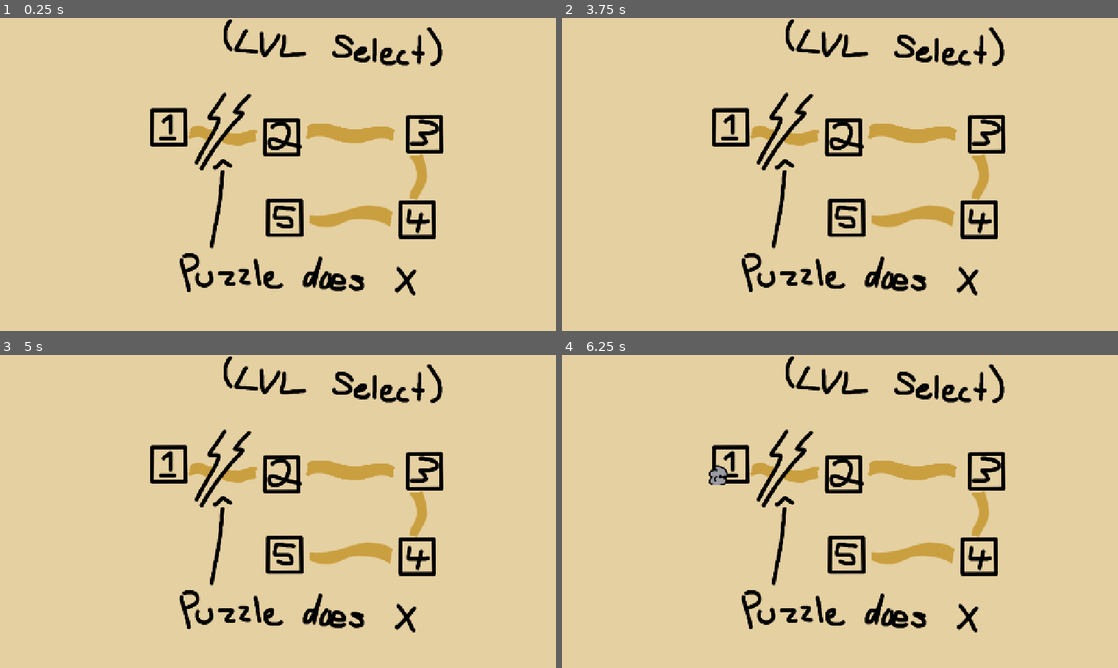
Above: before the commit, frames 1-4 (two rows, left to right).
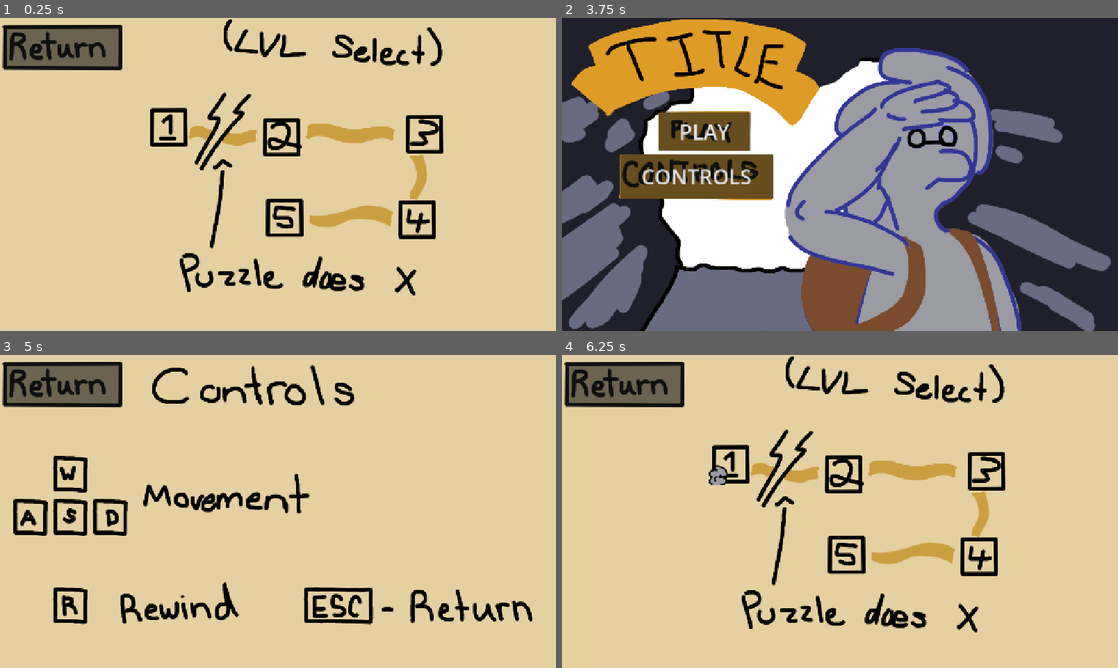
Above: after the commit, the same moments.

Repository: HunterJohnsonW/GodotJam99
Game: Godot game, scene res://menus/menu_scenes/level_select.tscn
Two runs of this game, one before a commit and one after it. Both use one fixed random seed, a clock stepped at 60 frames per second and the inputs below. This scene is started directly instead of the project's main scene.
Inputs (mouse positions are in pixels of both pictures, inside the frame that each line leads up to):
- Up to frame 1 (0.25 s): no input
- Up to frame 2 (3.75 s): click (845, 136) at 0.5 s; click (984, 133) at 1.25 s; click (979, 218) at 2 s; click (845, 218) at 2.75 s; click (623, 49) at 3.52 s
- Up to frame 3 (5 s): click (133, 514) at 4.25 s, where only the run after the commit has a clickable "CONTROLS"
- Up to frame 4 (6.25 s): click (623, 386) at 5.02 s; click (728, 464) at 5.77 s

The runs differ from the first frame. In frame 1, 3.1% of the frame differs, in the area x 0-22%, y 2-17%; in frame 2, 100%, in the area x 0-100%, y 0-100%; in frame 3, 16%; in frame 4, 3.1%.

Commit message:
assets and functionality

Diff:
--- /dev/null
+++ b/menus/menu_scenes/controls.gd
@@ -0,0 +1,8 @@
+extends Control
+
+func _unhandled_input(event: InputEvent) -> void:
+    if event.is_action_pressed("escape"):
+        get_tree().change_scene_to_file("res://menus/menu_scenes/main_menu.tscn")
+
+func _on_return_pressed() -> void:
+    get_tree().change_scene_to_file("res://menus/menu_scenes/main_menu.tscn")
--- /dev/null
+++ b/menus/menu_scenes/controls.tscn
@@ -0,0 +1,34 @@
+[gd_scene format=3 uid="uid://cxhtm3ic0r7yl"]
+
+[ext_resource type="Texture2D" uid="uid://dqhes08aq82uv" path="res://menus/assets/controls.png" id="1_d3p2n"]
+[ext_resource type="Script" uid="uid://d4h53n5ehx052" path="res://menus/menu_scenes/controls.gd" id="1_jb576"]
+
+[node name="Controls" type="Control" unique_id=504050452]
+layout_mode = 3
+anchors_preset = 15
+anchor_right = 1.0
+anchor_bottom = 1.0
+grow_horizontal = 2
+grow_vertical = 2
+script = ExtResource("1_jb576")
+
+[node name="TextureRect" type="TextureRect" parent="." unique_id=855385751]
+layout_mode = 1
+anchors_preset = 15
+anchor_right = 1.0
+anchor_bottom = 1.0
+texture = ExtResource("1_d3p2n")
+
+[node name="Return" type="Button" parent="." unique_id=706662412]
+layout_mode = 1
+anchors_preset = -1
+anchor_left = 0.006
+anchor_top = 0.024
+anchor_right = 0.21900001
+anchor_bottom = 0.16700001
+offset_left = 0.3199997
+offset_top = -0.2800007
+offset_right = -0.32000732
+offset_bottom = -0.2400055
+
+[connection signal="pressed" from="Return" to="." method="_on_return_pressed"]
--- /dev/null
+++ b/menus/menu_scenes/level_select.gd
@@ -0,0 +1,23 @@
+extends Control
+
+func _unhandled_input(event: InputEvent) -> void:
+    if event.is_action_pressed("escape"):
+        get_tree().change_scene_to_file("res://menus/menu_scenes/main_menu.tscn")
+
+func _on_return_pressed() -> void:
+    get_tree().change_scene_to_file("res://menus/menu_scenes/main_menu.tscn")
+
+func _on_level_1_pressed() -> void:
+    pass # Replace with function body.
+
+func _on_level_2_pressed() -> void:
+    pass # Replace with function body.
+
+func _on_level_3_pressed() -> void:
+    pass # Replace with function body.
+
+func _on_level_4_pressed() -> void:
+    pass # Replace with function body.
+
+func _on_level_5_pressed() -> void:
+    pass # Replace with function body.
--- a/menus/menu_scenes/level_select.tscn
+++ b/menus/menu_scenes/level_select.tscn
@@ -1,6 +1,7 @@
 [gd_scene format=3 uid="uid://blrsfe40almof"]
 
-[ext_resource type="Texture2D" uid="uid://dfle8lk75iaqw" path="res://menus/assets/level_select.png" id="1_awvpm"]
+[ext_resource type="Texture2D" uid="uid://erid380nregu" path="res://menus/assets/level_select.png" id="1_awvpm"]
+[ext_resource type="Script" uid="uid://d4mhcbfjo3gn8" path="res://menus/menu_scenes/level_select.gd" id="1_nj0hn"]
 [ext_resource type="Texture2D" uid="uid://1cx7v6u7lbk8" path="res://menus/assets/level_slot.png" id="2_x301e"]
 [ext_resource type="Texture2D" uid="uid://cg81tvc2k28y3" path="res://menus/assets/level_slot_hover.png" id="3_ef71r"]
 
@@ -11,14 +12,13 @@
 anchor_bottom = 1.0
 grow_horizontal = 2
 grow_vertical = 2
+script = ExtResource("1_nj0hn")
 
 [node name="TextureRect" type="TextureRect" parent="." unique_id=1864092520]
 layout_mode = 1
 anchors_preset = -1
-anchor_left = -0.5
-anchor_top = -0.5
-anchor_right = 0.5
-anchor_bottom = 0.5
+anchor_right = 1.0
+anchor_bottom = 1.0
 grow_horizontal = 2
 grow_vertical = 2
 texture = ExtResource("1_awvpm")
@@ -91,4 +91,21 @@
 texture_normal = ExtResource("2_x301e")
 texture_hover = ExtResource("3_ef71r")
 
-[node name="Camera2D" type="Camera2D" parent="." unique_id=1537333844]
+[node name="Return" type="Button" parent="TextureRect" unique_id=1009025005]
+layout_mode = 1
+anchors_preset = -1
+anchor_left = 0.006
+anchor_top = 0.024
+anchor_right = 0.21900001
+anchor_bottom = 0.16700001
+offset_left = 0.3199997
+offset_top = -0.2800007
+offset_right = -0.32000732
+offset_bottom = -0.2400055
+
+[connection signal="pressed" from="TextureRect/Level1" to="." method="_on_level_1_pressed"]
+[connection signal="pressed" from="TextureRect/Level2" to="." method="_on_level_2_pressed"]
+[connection signal="pressed" from="TextureRect/Level3" to="." method="_on_level_3_pressed"]
+[connection signal="pressed" from="TextureRect/Level4" to="." method="_on_level_4_pressed"]
+[connection signal="pressed" from="TextureRect/Level5" to="." method="_on_level_5_pressed"]
+[connection signal="pressed" from="TextureRect/Return" to="." method="_on_return_pressed"]
--- /dev/null
+++ b/menus/menu_scenes/main_menu.gd
@@ -0,0 +1,7 @@
+extends Control
+
+func _on_play_pressed() -> void:
+    get_tree().change_scene_to_file("res://menus/menu_scenes/level_select.tscn")
+
+func _on_controls_pressed() -> void:
+    get_tree().change_scene_to_file("res://menus/menu_scenes/controls.tscn")
--- a/menus/menu_scenes/main_menu.tscn
+++ b/menus/menu_scenes/main_menu.tscn
@@ -1,5 +1,6 @@
 [gd_scene format=3 uid="uid://b8yfg6x5433li"]
 
+[ext_resource type="Script" uid="uid://bfj57ufsr225s" path="res://menus/menu_scenes/main_menu.gd" id="1_krclh"]
 [ext_resource type="Texture2D" uid="uid://6d6xxvlovrrq" path="res://menus/assets/titleimage.png" id="1_u2nj2"]
 
 [node name="MainMenu" type="Control" unique_id=1312205287]
@@ -9,14 +10,15 @@
 anchor_bottom = 1.0
 grow_horizontal = 2
 grow_vertical = 2
+script = ExtResource("1_krclh")
 
 [node name="TextureRect" type="TextureRect" parent="." unique_id=1286592466]
 layout_mode = 1
 anchors_preset = 15
 anchor_right = 1.0
 anchor_bottom = 1.0
-offset_right = -1240.0
-offset_bottom = -680.0
+grow_horizontal = 2
+grow_vertical = 2
 texture = ExtResource("1_u2nj2")
 
 [node name="ButtonControl" type="Control" parent="." unique_id=1620638772]
@@ -51,3 +53,6 @@
 offset_bottom = -0.16000366
 theme_override_font_sizes/font_size = 48
 text = "CONTROLS"
+
+[connection signal="pressed" from="ButtonControl/Play" to="." method="_on_play_pressed"]
+[connection signal="pressed" from="ButtonControl/Controls" to="." method="_on_controls_pressed"]
--- a/project.godot
+++ b/project.godot
@@ -63,6 +63,11 @@
 "events": [Object(InputEventMouseButton,"resource_local_to_scene":false,"resource_name":"","device":-1,"window_id":0,"a …(253 unchanged characters)…
 ]
 }
+escape={
+"deadzone": 0.2,
+"events": [Object(InputEventKey,"resource_local_to_scene":false,"resource_name":"","device":-1,"window_id":0,"alt_pressed":false,"shift_pressed":false,"ctrl_pressed":false,"meta_pressed":false,"pressed":false,"keycode":0,"physical_keycode":4194305,"key_label":0,"unicode":0,"location":0,"echo":false,"script":null)
+]
+}
 
 [physics]
 
Binary file added: menus/assets/controls.png
Not shown, added: menus/assets/controls.png.import
Binary file changed: menus/assets/level_select.png
Not shown, changed: menus/assets/level_select.png.import
Not shown, added: menus/menu_scenes/controls.gd.uid
Not shown, added: menus/menu_scenes/level_select.gd.uid
Not shown, added: menus/menu_scenes/main_menu.gd.uid
